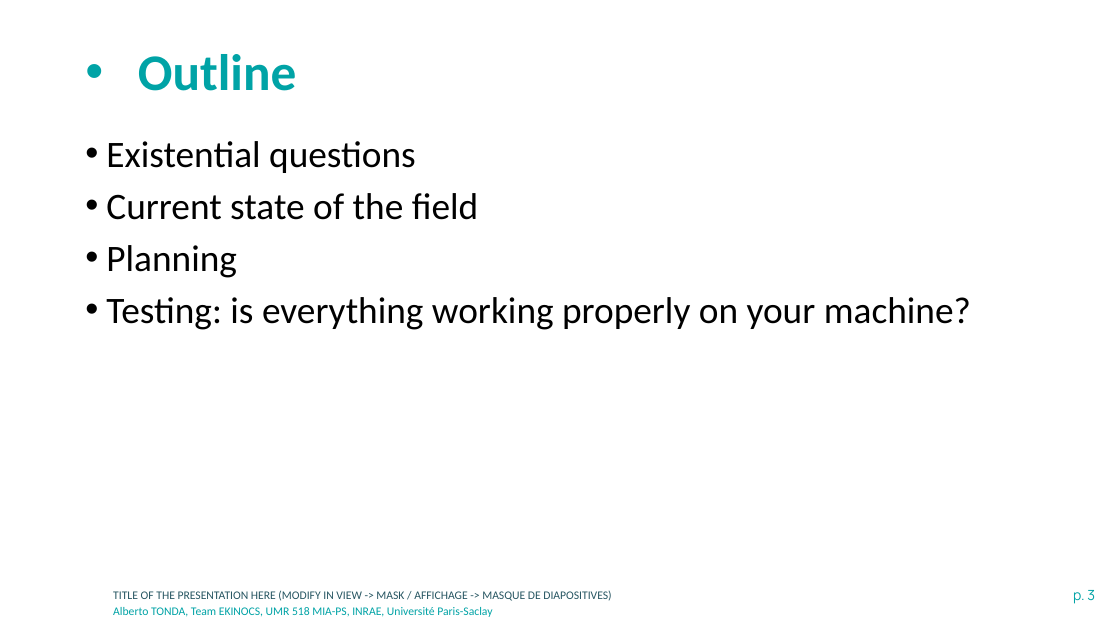
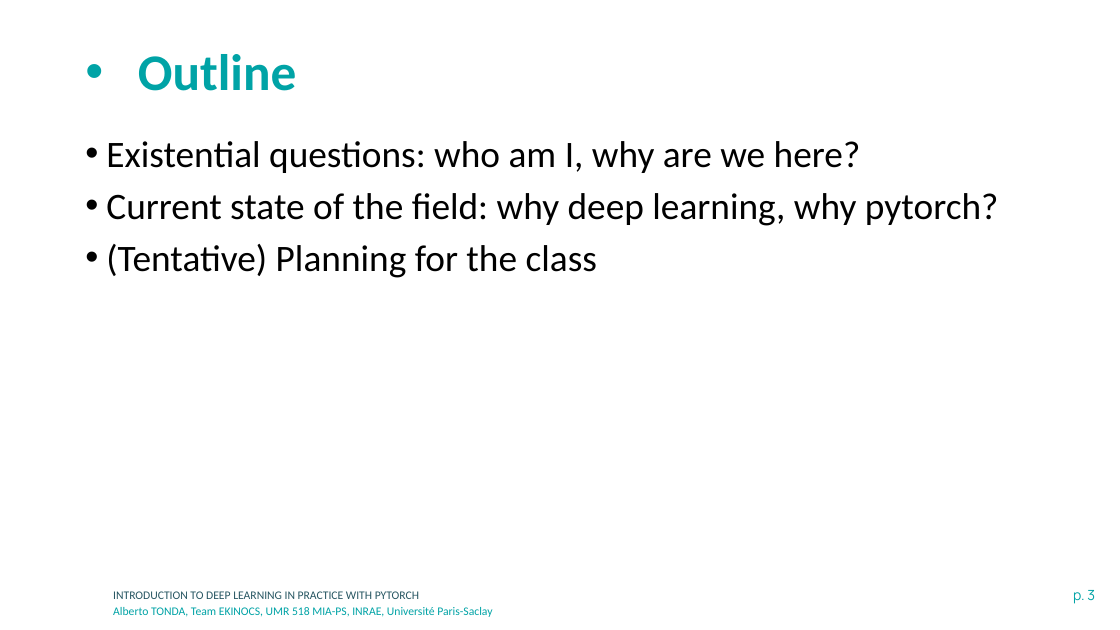
Before and after one commit to albertotonda/teaching, a slide deck: slide 3 of deep-learning-in-practice-with-pytorch/1-introduction.pptx. Drawn at 1120x630 pixels with LibreOffice and Linux fonts; fonts in the diff are those of the drawing; background and template pictures are left out. Boxes give left, top, right and bottom in pixels: in the first picture for what was removed or moved away, otherwise in the second. Text is boxed around its words. In the diff, an @@ line names an element or a change of style, - is before the commit and + after.

```diff
--- a/deep-learning-in-practice-with-pytorch/1-introduction.pptx
+++ b/deep-learning-in-practice-with-pytorch/1-introduction.pptx
@@ text at bbox=[106, 141, 999, 278]: text changed @@
-• Existential questions
-• Current state of the field
-• Planning
-• Testing: is everything working properly on your machine?
+• Existential questions: who am I, why are we here?
+• Current state of the field: why deep learning, why pytorch?
+• (Tentative) Planning for the class
@@ text at bbox=[113, 591, 419, 599]: text changed @@
-TITLE OF THE PRESENTATION HERE (MODIFY IN VIEW -> MASK / AFFICHAGE -> MASQUE DE DIAPOSITIVES)
+INTRODUCTION TO DEEP LEARNING IN PRACTICE WITH PYTORCH
```
Also in this commit, not shown: 13 other slides changed, 2 slides added, 8 other files.
